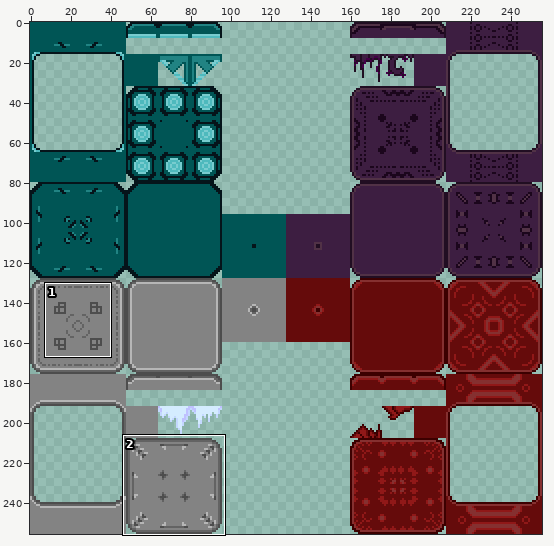
Two states of a sprite sheet, Stalopxasine/Assets/Textures/Ground/tilemap.png. Above: a wide view before the commit, with the close-up outlined.
Close-up. Before:
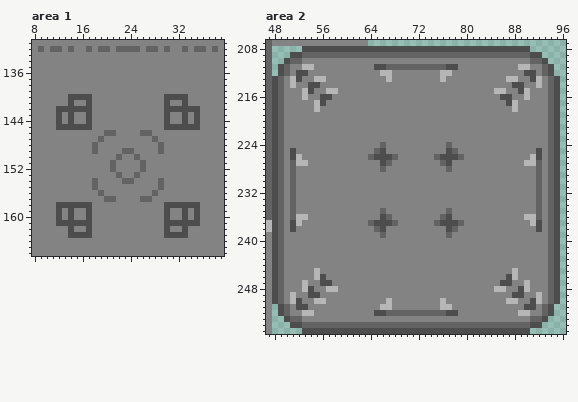
The file is 256x256 pixels. Shown: area 1: x 8..39, y 131..166; area 2: x 47..96, y 207..255. The commit also changed other parts of the picture, which this record leaves out.
And afterwards:
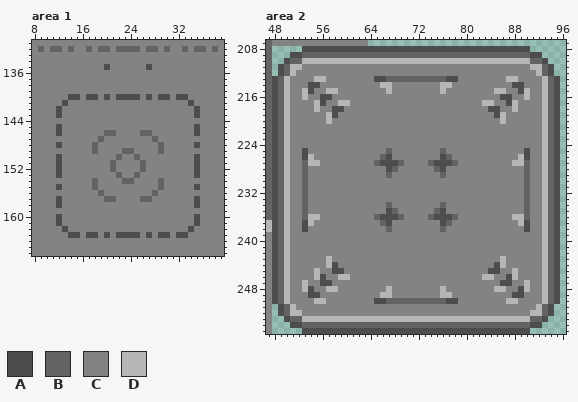
Palette (. is transparent): A #4d4d4d  B #636363  C #838383  D #b6b6b6
Edits made:
Changed rows in their new state; - is an unchanged pixel.
Area 1:
first column x 20:
135 A------A
first column x 12:
140 ----C-A-A-AAAA-A-A-C----
141 -AC--C------------C--CA-
142 -CCCCC------------CCCCC-
143 --C--C------------C--C--
144 C-C--C------------C--C-C
145 -CCCCC------------CCCCC-
146 A----------------------A
148 A----------------------A
150 A----------------------A
151 A----------------------A
152 A----------------------A
153 A----------------------A
155 A----------------------A
157 A----------------------A
158 -CCCCC------------CCCCC-
159 C-C--C------------C--C-C
160 --C--C------------C--C--
161 -CCCCC------------CCCCC-
162 -AC--C------------C--CA-
163 ----C-A-A-AAAA-A-A-C----
Area 2:
first column x 50:
210 ---DDDDDDDDDDDDDDDDDDDDDDDDDDDDDDDDDDDDDD---
211 -DDCC----------CCCCCCCCCCCCCC----------CCDD-
212 -DCC------------CC--------CC------------CCD-
213 DCC------------AABBBBBBBBBBAA------------CCD
214 DC--------------DD--------DD--------------CD
215 D----------------D--------D----------------D
216 D------------------------------------------D
217 D--------DD----------------------DD--------D
218 D-------AA------------------------AA-------D
219 D------DA--------------------------AD------D
220 D------D----------------------------D------D
221 D------------------------------------------D
222 D------------------------------------------D
223 D------------------------------------------D
224 D---------------C----------C---------------D
225 DC-A-----------CCB--------BCC-----------A-CD
226 DCCAD---------CCB-C------C-BCC---------DACCD
227 DCCBDD---------B-AAB----BAA-B---------DDBCCD
228 DC-B------------CAB------BAC------------B-CD
229 DC-B-------------B--------B-------------B-CD
230 DC-B------------------------------------B-CD
231 DC-B------------------------------------B-CD
232 DC-B------------------------------------B-CD
233 DC-B------------------------------------B-CD
234 DC-B-------------B--------B-------------B-CD
235 DC-B------------CAB------BAC------------B-CD
236 DCCBDD---------B-AAB----BAA-B---------DDBCCD
237 DCCAD---------CCB-C------C-BCC---------DACCD
238 DC-A-----------CCB--------BCC-----------A-CD
239 D---------------C----------C---------------D
240 D------------------------------------------D
241 D------------------------------------------D
242 D------------------------------------------D
243 D------D----------------------------D------D
244 D------DA--------------------------AD------D
245 D-------AA------------------------AA-------D
246 D--------DD----------------------DD--------D
247 D------------------------------------------D
248 D----------------D--------D----------------D
249 DC--------------DD--------DD--------------CD
250 DCC------------AABBBBBBBBBBAA------------CCD
251 -DCC------------CC--------CC------------CCD-
252 -DDCC----------CCCCCCCCCCCCCC----------CCDD-
253 ---DDDDDDDDDDDDDDDDDDDDDDDDDDDDDDDDDDDDDD---
Pixel boxes of the changes (left, top, right, bottom) in both close-ups:
changed: (104, 64, 110, 70)
changed: (146, 64, 152, 70)
changed: (56, 94, 200, 238)
changed: (284, 58, 548, 322)
